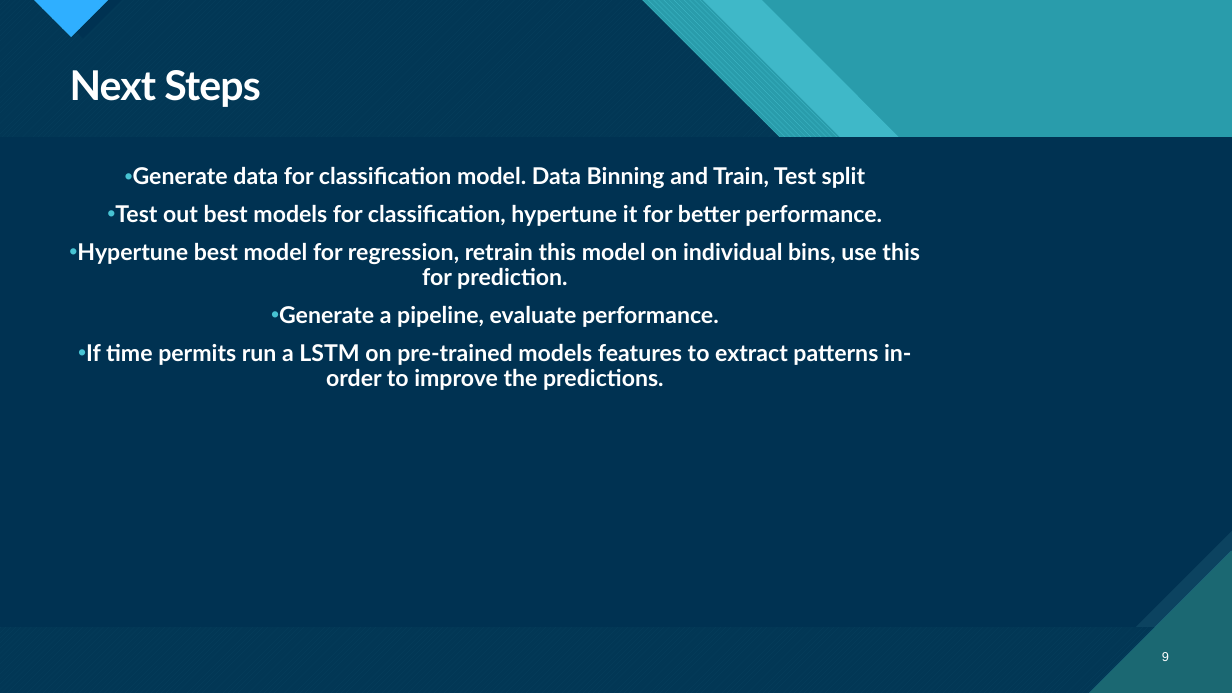
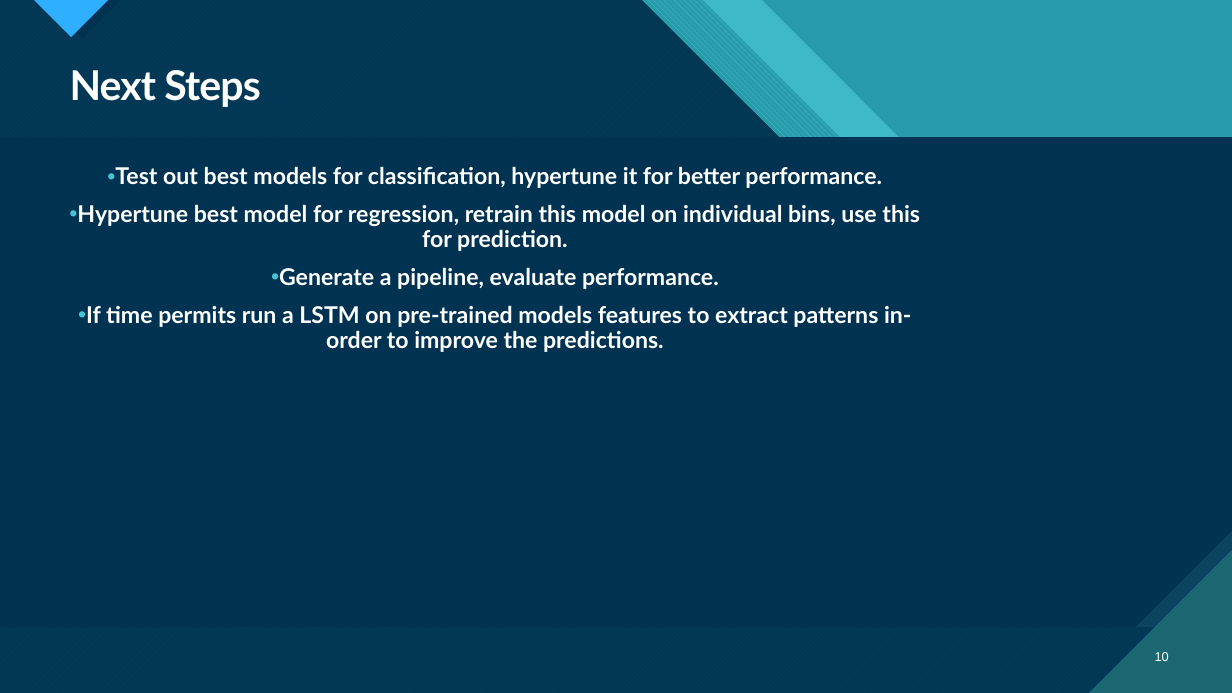
Before and after one commit to arshmodak/Hurricane-Wind-Speed-Prediction-using-Deep-Learning-and-Machine-Learning, a slide deck: slide 10 of progress update 3.pptx (slide 9 before the commit). Drawn at 1232x693 pixels with LibreOffice and Linux fonts; fonts in the diff are those of the drawing. Boxes give left, top, right and bottom in pixels: in the first picture for what was removed or moved away, otherwise in the second. Text is boxed around its words. In the diff, an @@ line names an element or a change of style, - is before the commit and + after.

```diff
--- a/progress update 3.pptx
+++ b/progress update 3.pptx
@@ text at bbox=[133, 166, 865, 188]: paragraph removed @@
-• Generate data for classification model. Data Binning and Train, Test split
@@ page number at bbox=[1155, 652, 1169, 661]: text changed @@
-9
+10
```
Also in this commit, not shown: 1 slide added.
